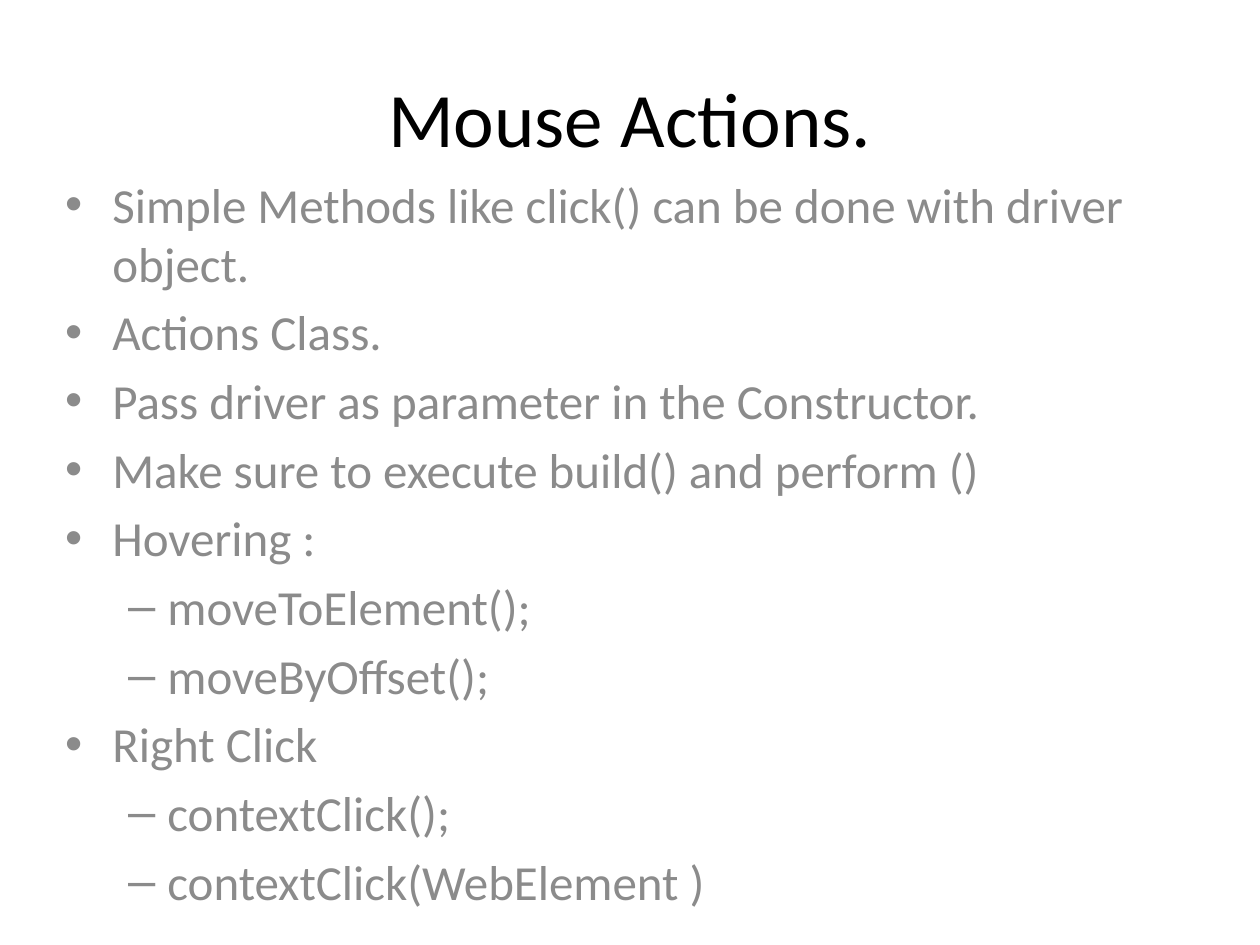
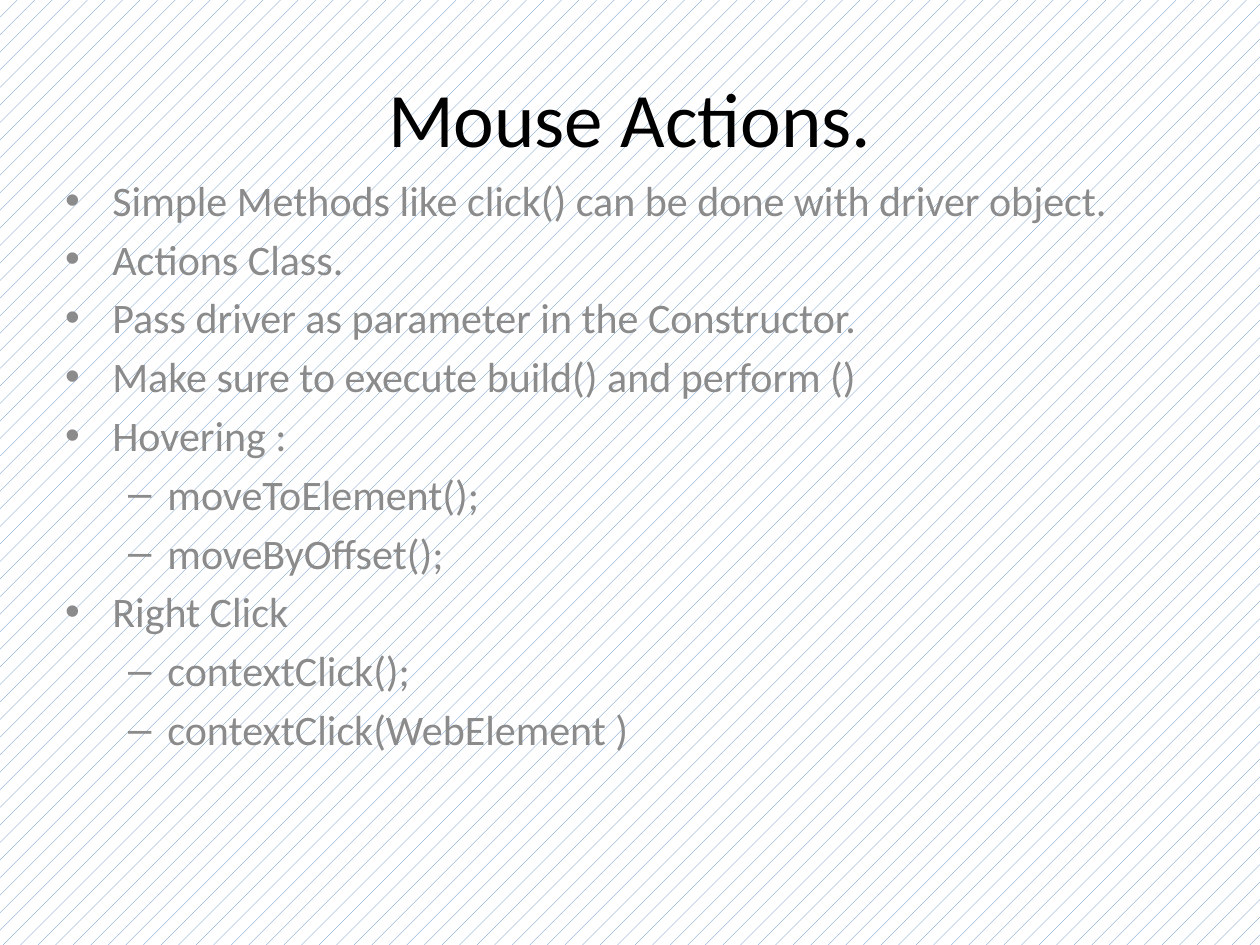
Before and after one commit to makkar-nishant123/WebVirtue, a slide deck: slide 7 of WebVirtue.pptx. Drawn at 1260x945 pixels with LibreOffice and Linux fonts; fonts in the diff are those of the drawing. Boxes give left, top, right and bottom in pixels: in the first picture for what was removed or moved away, otherwise in the second. Text is boxed around its words. In the diff, an @@ line names an element or a change of style, - is before the commit and + after.

```diff
--- a/WebVirtue.pptx
+++ b/WebVirtue.pptx
@@ background #FFFFFF to pattern #4F81BD on #FFFFFF @@
@@ text "Simple Methods like click() can ..." at [112, 181, 1106, 755]: size 28 to 24 pt @@
```
Also in this commit, not shown: 12 other slides changed, 2 slides added, 1 other file.
